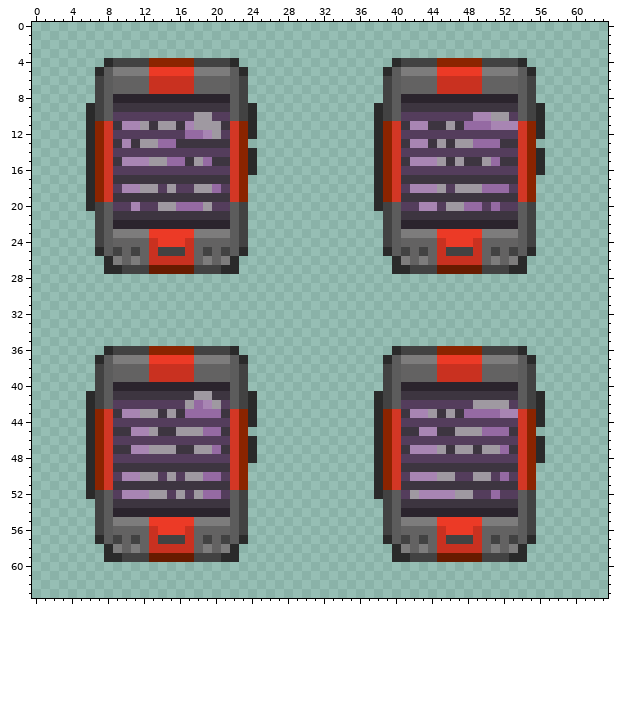
Pixel-art sprite -- Resources/Textures/Backmen/Objects/Devices/pda.rsi/pda-Roboticist.png. The picture above was drawn from the file before the commit.
The file is 64x64 pixels.
And afterwards:
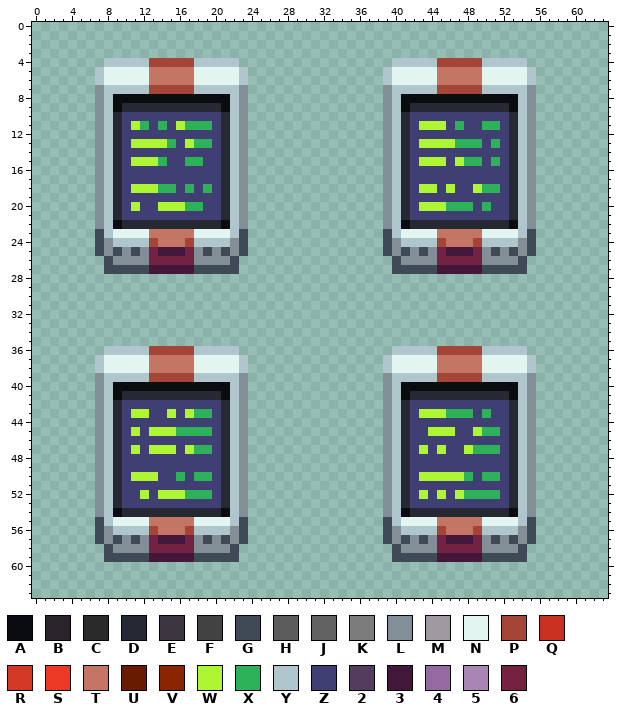
Palette (. is transparent): A #0b0c10  B #2b242d  C #2a2a2a  D #262933  E #3d3540  F #424242  G #3f4a56  H #5c5c5c  J #636262  K #7d7c7c  L #828f97  M #9f99a1  N #e3f5f0  P #a54537  Q #c93120  R #d33725  S #ec3a26  T #c47563  U #681b00  V #8b2400  W #aef633  X #2db259  Y #afc6cc  Z #3f3f74  2 #543d5c  3 #421739  4 #956aa3  5 #a885b3  6 #732241
The exact change:
Changed rows in their new state; - is an unchanged pixel.
first column x 6:
 4 --YYYYYPPPPPYYYYY-----------------YYYYYPPPPPYYYYY--
 5 -YNNNNNTTTTTNNNNNY---------------YNNNNNTTTTTNNNNNY-
 6 -YNNNNNTTTTTNNNNNY---------------YNNNNNTTTTTNNNNNY-
 7 -LYYYYYPPPPPYYYYYL---------------LYYYYYPPPPPYYYYYL-
 8 -LYAAAAAAAAAAAAAYL---------------LYAAAAAAAAAAAAAYL-
 9 .LYADDDDDDDDDDDAYL.-------------.LYADDDDDDDDDDDAYL.
10 .LYDZZZZZZZZZZZDYL.-------------.LYDZZZZZZZZZZZDYL.
11 .LYDZWXZXZWXXXZDYL.-------------.LYDZWWWZXZZXXZDYL.
12 .LYDZZZZZZZZZZZDYL.-------------.LYDZZZZZZZZZZZDYL.
13 .LYDZWWWWXZWXXZDYL--------------.LYDZWWWWXXXZXZDYL-
14 .LYDZZZZZZZZZZZDYL.-------------.LYDZZZZZZZZZZZDYL.
15 .LYDZWWWXZZXXZZDYL.-------------.LYDZWWWZWXXZXZDYL.
16 .LYDZZZZZZZZZZZDYL.-------------.LYDZZZZZZZZZZZDYL.
17 .LYDZZZZZZZZZZZDYL--------------.LYDZZZZZZZZZZZDYL-
18 .LYDZWWWXXZXZXZDYL--------------.LYDZWWZWZZWXXZDYL-
19 .LYDZZZZZZZZZZZDYL--------------.LYDZZZZZZZZZZZDYL-
20 .LYDZWZZWWWXXZZDYL--------------.LYDZWWWXXXZXZZDYL-
21 -LYDZZZZZZZZZZZDYL---------------LYDZZZZZZZZZZZDYL-
22 -LYADDDDDDDDDDDAYL---------------LYADDDDDDDDDDDAYL-
23 -GYNNNNTTTTTNNNNYG---------------GYNNNNTTTTTNNNNYG-
24 -GLYYYYPTTTPYYYYLG---------------GLYYYYPTTTPYYYYLG-
25 -GLGLGL63336LGLGLG---------------GLGLGL63336LGLGLG-
26 --GLLLL66666LLLLG-----------------GLLLL66666LLLLG--
27 --GGGGG33333GGGGG-----------------GGGGG33333GGGGG--
first column x 6:
36 --YYYYYPPPPPYYYYY-----------------YYYYYPPPPPYYYYY--
37 -YNNNNNTTTTTNNNNNY---------------YNNNNNTTTTTNNNNNY-
38 -YNNNNNTTTTTNNNNNY---------------YNNNNNTTTTTNNNNNY-
39 -LYYYYYPPPPPYYYYYL---------------LYYYYYPPPPPYYYYYL-
40 -LYAAAAAAAAAAAAAYL---------------LYAAAAAAAAAAAAAYL-
41 .LYADDDDDDDDDDDAYL.-------------.LYADDDDDDDDDDDAYL.
42 .LYDZZZZZZZZZZZDYL.-------------.LYDZZZZZZZZZZZDYL.
43 .LYDZWWZZWZWXXZDYL.-------------.LYDZWWWXXXZXZZDYL.
44 .LYDZZZZZZZZZZZDYL.-------------.LYDZZZZZZZZZZZDYL.
45 .LYDZWZWWWXXXXZDYL--------------.LYDZZWWWZZWXXZDYL-
46 .LYDZZZZZZZZZZZDYL.-------------.LYDZZZZZZZZZZZDYL.
47 .LYDZWZWWWZWXXZDYL.-------------.LYDZWZWZZWXXXZDYL.
48 .LYDZZZZZZZZZZZDYL.-------------.LYDZZZZZZZZZZZDYL.
49 .LYDZZZZZZZZZZZDYL--------------.LYDZZZZZZZZZZZDYL-
50 .LYDZWWWZZXZXXZDYL--------------.LYDZWWWWWXZXXZDYL-
51 .LYDZZZZZZZZZZZDYL--------------.LYDZZZZZZZZZZZDYL-
52 .LYDZZWZWWWXXXZDYL--------------.LYDZWZWZWXXXXZDYL-
53 -LYDZZZZZZZZZZZDYL---------------LYDZZZZZZZZZZZDYL-
54 -LYADDDDDDDDDDDAYL---------------LYADDDDDDDDDDDAYL-
55 -GYNNNNTTTTTNNNNYG---------------GYNNNNTTTTTNNNNYG-
56 -GLYYYYPTTTPYYYYLG---------------GLYYYYPTTTPYYYYLG-
57 -GLGLGL63336LGLGLG---------------GLGLGL63336LGLGLG-
58 --GLLLL66666LLLLG-----------------GLLLL66666LLLLG--
59 --GGGGG33333GGGGG-----------------GGGGG33333GGGGG--
Pixel boxes of the changes (left, top, right, bottom) in both pictures:
changed: (86, 58, 257, 274)
changed: (374, 58, 545, 274)
changed: (86, 346, 257, 562)
changed: (374, 346, 545, 562)
